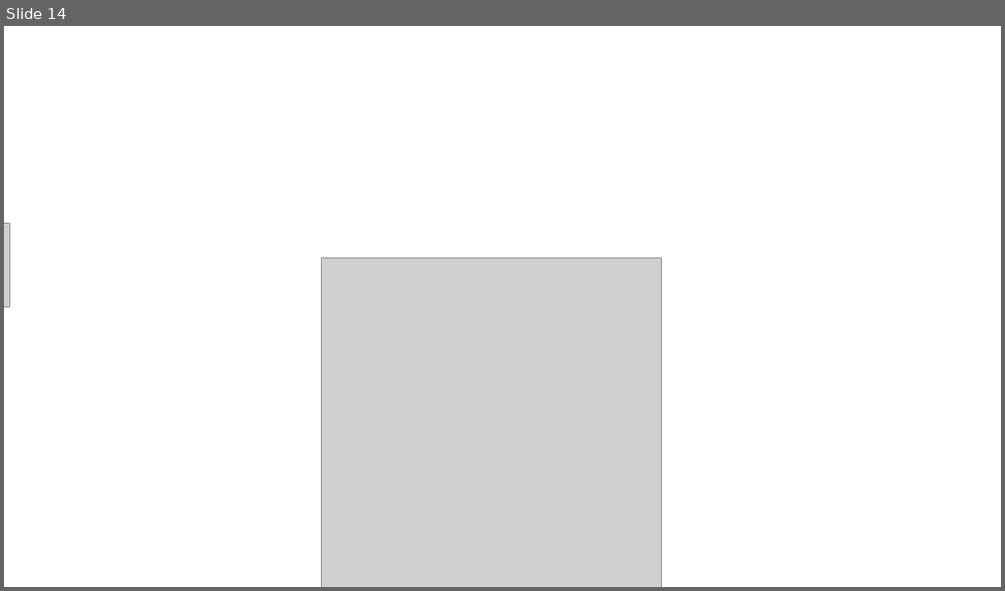
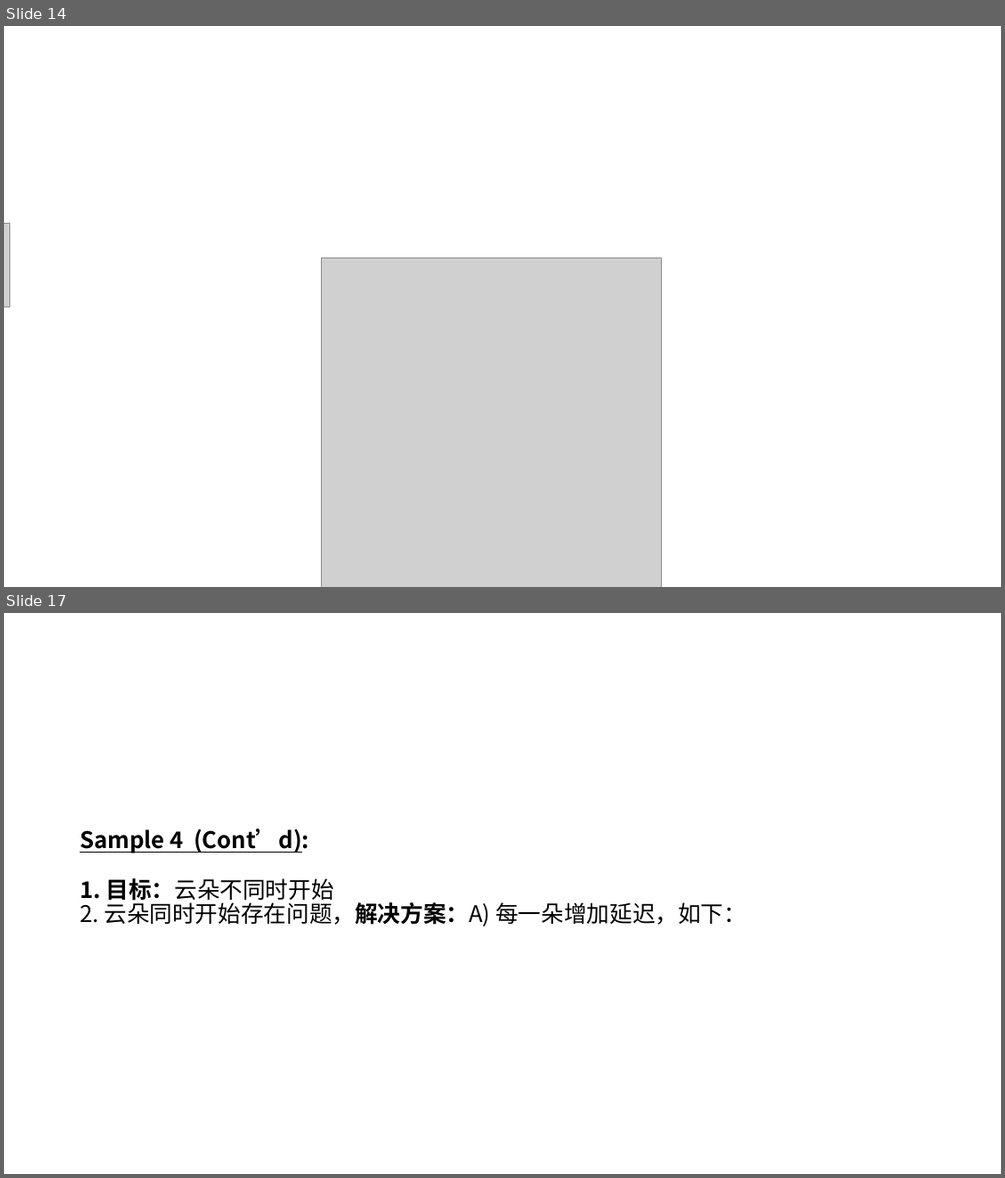
Before and after one commit to Canhui/PPT_Animation_Samples, a slide deck: PPT-Animation-Samples (Part 1).pptx. Shown one above the other, each under a label of ours: slide 14 before the commit, slides 14 and 17 after it; the slides between them are not shown. The pictures are 1005x591 and 1005x1178 pixels, drawn with LibreOffice and Linux fonts; fonts in the diff are those of the drawing; grey boxes stand for pictures; background and template pictures are left out. Boxes give left, top, right and bottom in pixels: in the first picture for what was removed or moved away, otherwise in the second. Text is boxed around its words. In the diff, an @@ line names an element or a change of style, - is before the commit and + after.

```diff
--- a/PPT-Animation-Samples (Part 1).pptx
+++ b/PPT-Animation-Samples (Part 1).pptx
@@ slide 17 added at box(4, 613, 1001, 1174), background #FFFFFF @@
@@ title added at box(80, 828, 746, 926), 22 pt, text #000000 @@
+Sample 4 (Cont’d):
+1. 目标：云朵不同时开始
+2. 云朵同时开始存在问题，解决方案：A) 每一朵增加延迟，如下：
```
Also in this commit, not shown: 1 slide changed, 4 other slides added, 1 slide removed, 1 other file.
